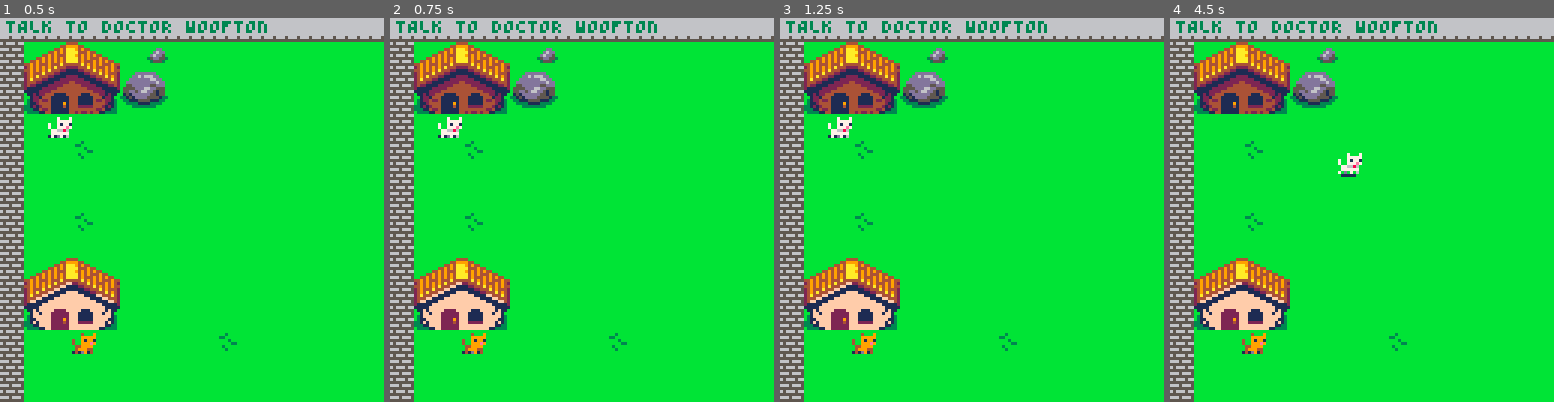
Above: before the commit, frames 1-4 (left to right).
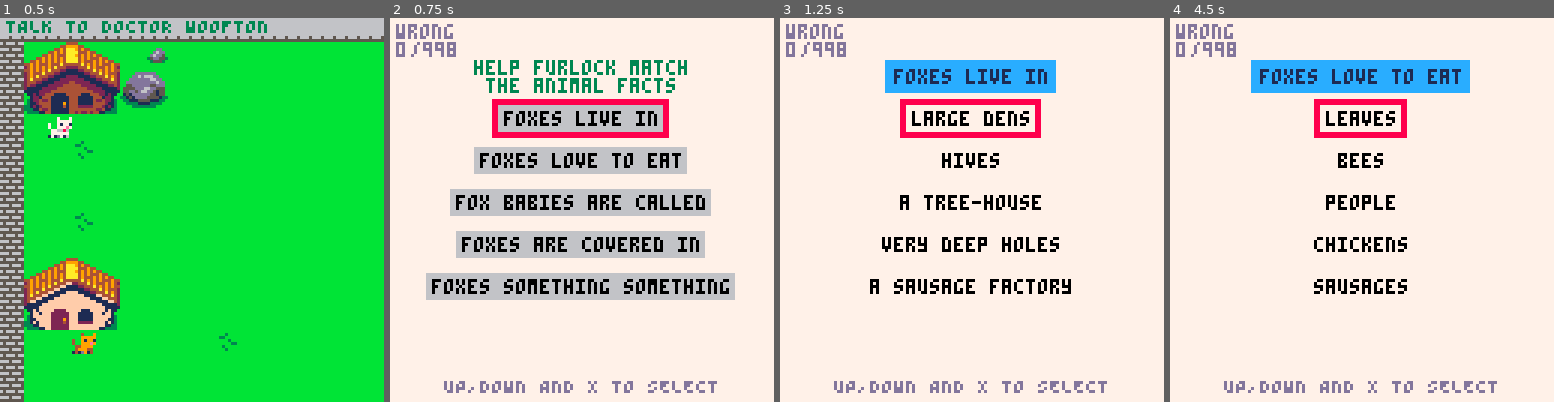
Above: after the commit, the same moments.

Repository: Mackeriah/FurlockBones-game
Game: PICO-8 cartridge furlock bones.p8
Same seed, same stepped clock (60 frames per second), same inputs: the game is played once before the commit and once after it.
Inputs:
- Up to frame 1 (0.5 s): tap X (X key) at 0.33 s
- Up to frame 2 (0.75 s): tap O (Z key) at 0.7 s
- Up to frame 3 (1.25 s): tap X (X key) at 1.07 s
- Up to frame 4 (4.5 s): hold Right 1.6-2.1 s; tap O (Z key) every 0.4 s from 1.7 to 4.1 s; tap X (X key) at 1.85, 2.97, 4.08 s; hold Up 2.15-2.42 s; hold Right 2.47-3.03 s; hold Left 3.08-3.58 s; hold Down 3.63-3.97 s; hold Right from 4.02 s (still down)

Frame 1 is identical in both runs. In frame 2, 100% of the frame differs, in the area x 0-100%, y 0-100%; in frame 3, 100%; in frame 4, 100%.

Commit message:
fixing wordgame bugs

Diff:
--- a/furlock bones.p8
+++ b/furlock bones.p8
@@ -14,6 +14,12 @@
 (btnp(❎))
 
 --]]
+
+-- map compress related, try to add to function or init
+_n = nil _={}
+_[0] = false
+_[1] = true
+
 
 --init, update and draw functions
 function _init()
@@ -34,7 +40,7 @@
 	init_objective()
 	lost_animals()
 	shakeAmount = 0
-	--wordgame.pagesCollected = true
+	wordgame.pagesCollected = true
 	--objective.current = "TAKE THE PAGES TO WOOFTON"	-- TESTING ONLY
 	--owlBookState = "going upstairs"
 	leaves = {} -- used to store leaves, obvs
@@ -42,11 +48,6 @@
 	leafCount = 0
 	pageCount = 0
 end
-
--- map compress related, try to add to function or init
-_n = nil _={}
-_[0] = false
-_[1] = true
 
 function _update60()
 	menuState()
@@ -434,7 +435,8 @@
 		wordgame.displayed = true
 		tmp_camera_x = camera_x -- store current camera x,y so we can return to it later
 		tmp_camera_y = camera_y
-	elseif (btnp(🅾️)) and wordgame.pagesCollected == true and wordgame.displayed == true then
+	-- let player exit only when completed #TRAPPED!
+	elseif (btnp(🅾️)) and wordgame.displayed == true and wordgame.completed == true then
 		wordgame.displayed = false
 		camera_x = tmp_camera_x -- return camera to previous position
 		camera_y = tmp_camera_y
@@ -453,9 +455,11 @@
 
 	elseif wordgame.state == "questionList" then
 		rectfill(0, 0, 127, 127, 7) -- background colour
-		print_centered("help furlock answer", 6, 3)
-		print_centered("the animal facts", 12, 3)
-		print_centered("to fix the pages", 18, 3)
+		print_centered("help furlock match", camera_y+14, 3)
+		print_centered("the animal facts", camera_y+20, 3)
+		print("wrong",2,2,13)
+		print(wordgame.wrongGuesses,2,8,13)
+		print(" /"..wordgame.maximumGuesses-1,3,8,13)
 		print_centered("UP,DOWN AND X TO SELECT", 120, 13)
 		if wordgame.completed == true then
 			print_centered("you did it! press z to exit", 100, 8)
@@ -553,7 +557,7 @@
 				wordgame_store_answers({"this", "is", "just","placeholder"})
 				wordgame.correct_answer = 1
 			elseif wordgame.selectedQuestion == 2 then
-				wordgame_store_answers({"easy: 5 WRONG GUESSES", "medium: 3 WRONG GUESSES", "hard: 0 WRONG GUESSES!"})
+				wordgame_store_answers({"easy: 5 WRONG GUESSES", "medium: 3 WRONG GUESSES", "hard: 1 WRONG GUESS!"})
 				wordgame.correct_answer = 1
 			elseif wordgame.selectedQuestion == 3 then
 				wordgame_store_answers({"credits"})
@@ -591,9 +595,9 @@
 	-- store guess limit based on chosen difficulty
 	if wordgame.state == "menuItems" and wordgame.selectedQuestion == 2 then
 		if wordgame.selectedAnswer == 1 then
-			wordgame.maximumGuesses = 7
+			wordgame.maximumGuesses = 6
 		elseif wordgame.selectedAnswer == 2 then
-			wordgame.maximumGuesses = 5
+			wordgame.maximumGuesses = 4
 		elseif wordgame.selectedAnswer == 3 then
 			wordgame.maximumGuesses = 2
 		end
@@ -602,10 +606,20 @@
 
  -- ** QUESTION LOGIC**
  	cls()
+	-- if using menu
 	if wordgame.state == "menuItems" then
 		rectfill(0, 0, 127, 127, 1) -- background colour
+	-- if using wordgame
 	elseif wordgame.state == "chosenQuestion" then
 		rectfill(0, 0, 127, 127, 7) -- draw background screen colour
+		print("wrong",2,2,13)
+		if wordgame.wrongGuesses >= wordgame.maximumGuesses -1 then
+			print(wordgame.wrongGuesses,2,8,8)
+		else
+			print(wordgame.wrongGuesses,2,8,13)
+		end
+
+		print(" /"..wordgame.maximumGuesses-1,3,8,13)
 	end
 
 	maxTextWidth = #wordgame.allQuestions[wordgame.selectedQuestion]
@@ -733,22 +747,24 @@
 			wordgame.completed = false
 			wordgame.state = "questionList"
 			wordgame.wrongGuesses = 0
+			wordgame.correct = "empty"
 		end
 	end
 
 	if wordgame.state == "menuItems" then
 		if wordgame.correct == "true" then
-			print_centered("press x to go back",102,11)
+			print_centered("difficulty chosen",102,11)
+			print_centered("press x to continue",108,11)
 		end
 	elseif wordgame.state == "chosenQuestion" then
 		if wordgame.correct == "true" then
 			print_centered("well done! press x to close",102,11)
 		elseif wordgame.correct == "false" then
-			if wordgame.wrongGuesses == wordgame.maximumGuesses -1 then
-				print_centered("oh no! you got too many wrong!", 100, 11)
-				print_centered("please x to retry", 106, 11)
+			if wordgame.wrongGuesses >= wordgame.maximumGuesses -1 then
+				print_centered("oh no! you got too many wrong!", 100, 8)
+				print_centered("x to try again", 106, 8)
 			else
-				print_centered("hmm that doesn't seem right", 108, 8)
+				print_centered("hmm that doesn't seem right", 100, 8)
 			end
 		end
 	end
@@ -1346,7 +1362,7 @@
 	if objective.current == "PICK UP THE TORN PAGES" then
 		if flr(page.x) == flr(player.x) then
 			wordgame.pagesCollected = true
-			objective.current = "PRESS Z OR B TO VIEW PAGES"
+			objective.current = "PRESS Z TO VIEW PAGES"
 			del(pages,page)
 		end
 	end
